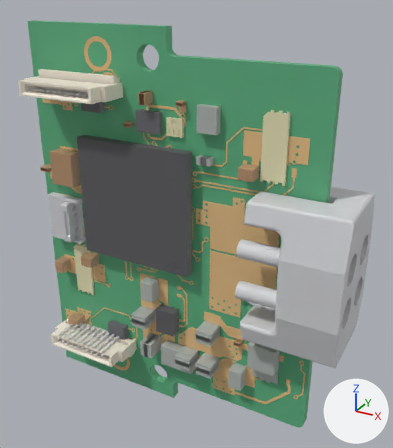
One commit to the glTF model flexi-mems-controller/assembly.glb: the scene before it, then after it.
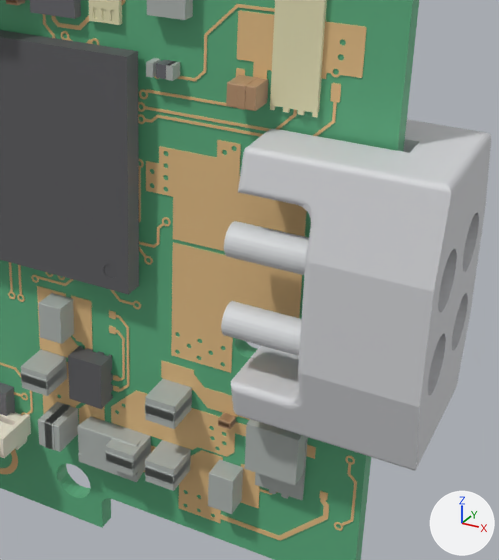
Old and new are each drawn whole from a 50 mm lens placed at (0.0303, -0.031, 0.0313), pointed at (0.013, 0.0005, 0.0155) and again close up on the part from 31% to 96% of the width and 28% to 93% of the height. Every picture has the same lights, and +X, +Y and +Z are marked at lower right. The older version's two pictures come first. Where no turn or scale is listed for an object, it has been applied to the vertices.

Objects in the first close-up: 'board', 'connectors', 'copper', 'ic_mcu', 'ic_other', 'ic_shield', 'mechanics', 'passives', 'pins', 'xtal_led' and 1 more.
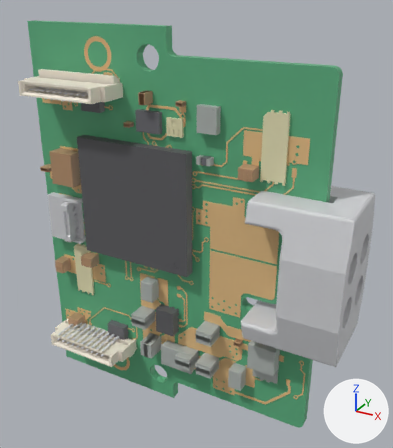
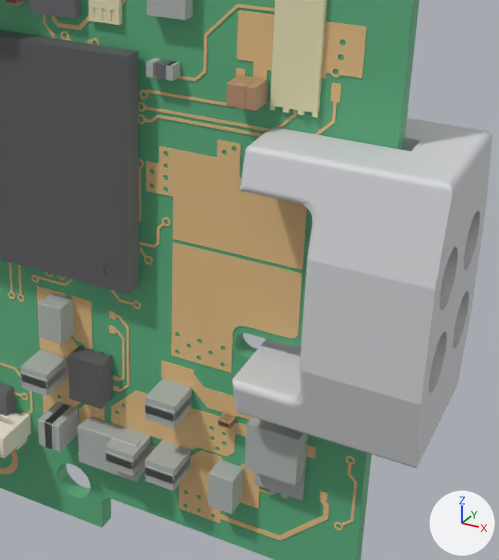
What differs and where, as boxes (x1, y1, x2, y2) in the close-ups (499 x 560 px):
```json
{"object": "ic_shield", "change": "reshaped", "before": [231, 119, 491, 470], "after": [232, 118, 492, 468]}
{"object": "pins", "change": "reshaped", "before": [221, 221, 309, 356], "on screen": "not visible afterwards"}
{"part": 2, "of": "me_pins", "change": "deleted", "before": [224, 221, 309, 275]}
{"part": 3, "of": "me_pins", "change": "deleted", "before": [221, 301, 301, 356]}
```

Edits to the scene script, one JSON object a line:
```json
{"block": "me_ic_shield", "where": "# used by ob_ic_shield; location = (0.0, 0.0, 0.0)"}
{"op": "remove", "block": "me_ic_shield", "code": "me_ic_shield.from_pydata(...)  # 3201 vertices, 6470 faces; spans x 0.0007..0.0247, y -0.0037..0.0029, z 0.0095..0.0195"}
{"op": "add", "block": "me_ic_shield", "code": "me_ic_shield.from_pydata(...)  # 3201 vertices, 6470 faces; spans x 0.0007..0.0247, y -0.0035..0.0031, z 0.0095..0.0195"}
{"block": "me_ic_shield", "change": "me_ic_shield part 1: 264 vertices moved from x 0.0182..0.0247, y -0.0037..0.0029, z 0.0095..0.0195 to x 0.0182..0.0247, y -0.0035..0.0031, z 0.0095..0.0195; 471 vertices removed from x 0.0182..0.0247, y -0.0037..0.0029, z 0.0095..0.0195; 471 vertices added at x 0.0182..0.0247, y -0.0035..0.0031, z 0.0095..0.0195"}
{"block": "me_ic_shield", "change": "other edits to the shape of me_ic_shield do not show in these pictures"}
{"block": "me_pins", "where": "# used by ob_pins; location = (0.0, 0.0, 0.0)"}
{"op": "remove", "block": "me_pins", "code": "me_pins.from_pydata(...)  # 2744 vertices, 5400 faces; spans x 0.0021..0.0218, y -0.0037..-0.0007, z 0.0041..0.0249"}
{"op": "add", "block": "me_pins", "code": "me_pins.from_pydata(...)  # 2640 vertices, 5200 faces; spans x 0.0021..0.0069, y -0.0037..-0.0007, z 0.0041..0.0249"}
{"block": "me_pins", "change": "me_pins part 2: the loose piece of 52 vertices spanning x 0.0178..0.0218, y -0.003..-0.0018, z 0.0154..0.0166 is deleted"}
{"block": "me_pins", "change": "me_pins part 3: the loose piece of 52 vertices spanning x 0.0178..0.0218, y -0.003..-0.0018, z 0.0124..0.0136 is deleted"}
```
